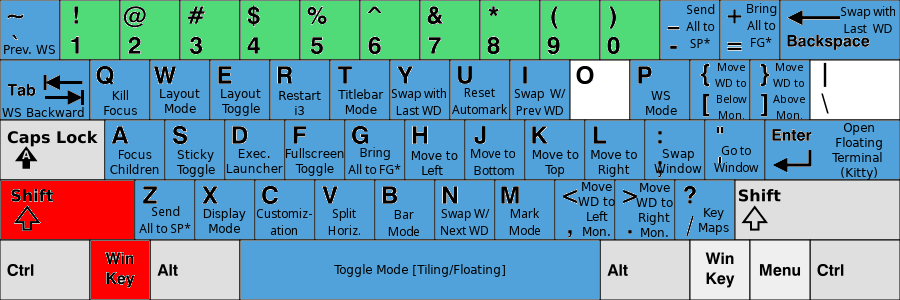
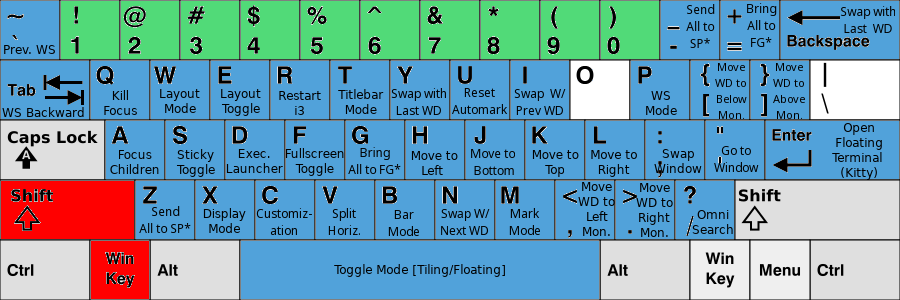
Two versions of the same layered image (w=900, h=300). Layer-by-layer changes:
renamed "Key ..." to "Omni ...", painted on it over (692, 208, 733, 235)